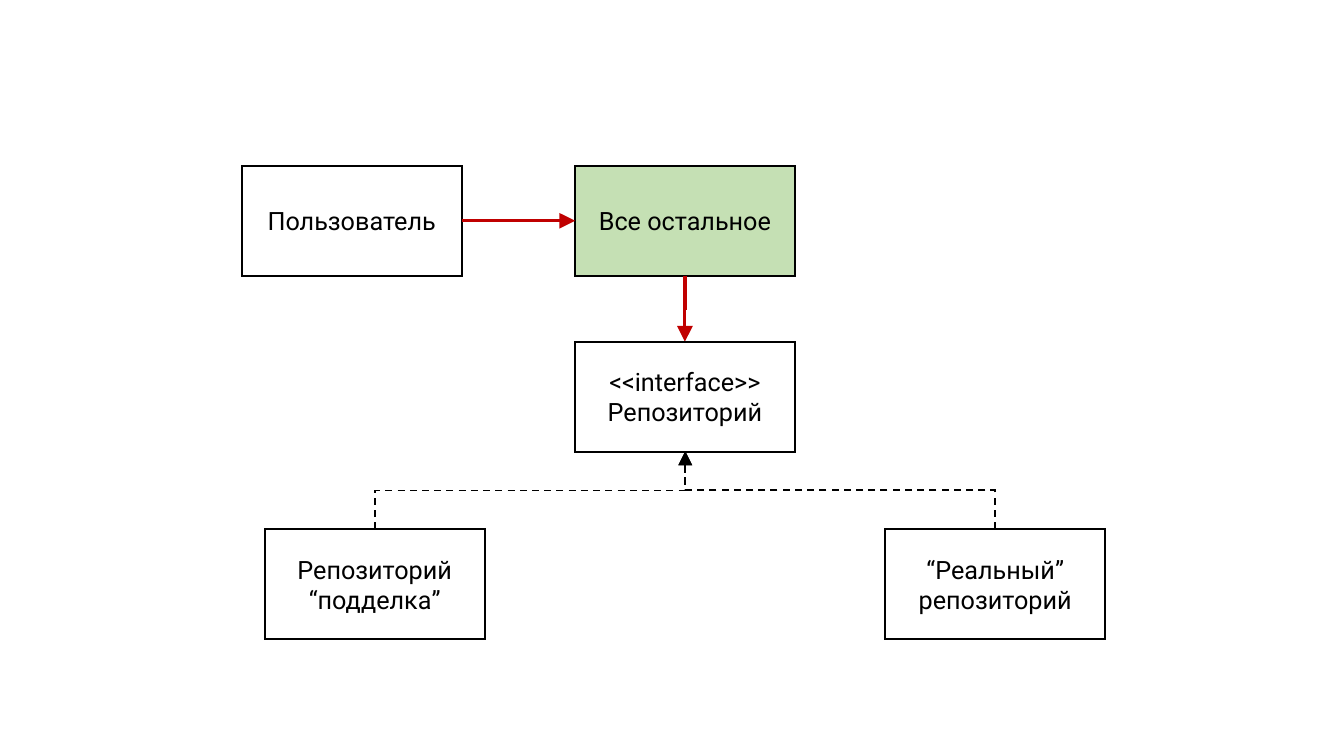
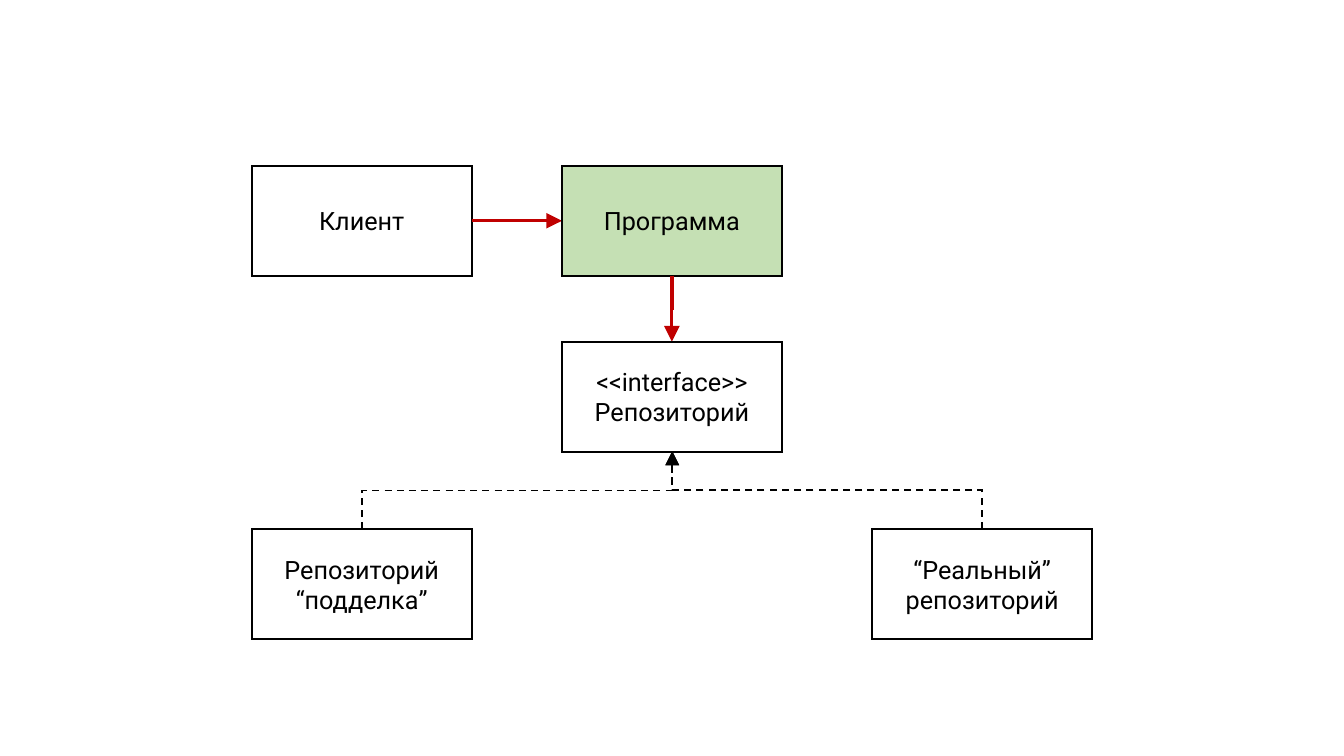
Before and after one commit to rkhaimov/brain-gym, a slide deck: slide 51 of Презентация.pptx. Drawn at 1344x756 pixels with LibreOffice and Linux fonts; fonts in the diff are those of the drawing. Boxes give left, top, right and bottom in pixels: in the first picture for what was removed or moved away, otherwise in the second. Text is boxed around its words. In the diff, an @@ line names an element or a change of style, - is before the commit and + after.

```diff
--- a/Презентация.pptx
+++ b/Презентация.pptx
@@ rectangle "Клиент": place and size @@
-rectangle "Клиент" at bbox=[242, 165, 462, 275]
+rectangle "Клиент" at bbox=[252, 165, 472, 275]
@@ rectangle "Программа": place and size @@
-rectangle "Программа" at bbox=[575, 165, 795, 275]
+rectangle "Программа" at bbox=[563, 165, 782, 275]
@@ text in rectangle at bbox=[319, 212, 404, 231]: text changed @@
-Пользователь
+Клиент
@@ elbow arrow moved from (462, 221) - (575, 221) to (472, 221) - (563, 221) @@
@@ text in rectangle at bbox=[604, 212, 740, 235]: text changed @@
-Все остальное
+Программа
@@ rectangle "<<interface>>": place and size @@
-rectangle "<<interface>>" at bbox=[575, 342, 795, 452]
+rectangle "<<interface>>" at bbox=[563, 342, 782, 452]
@@ 3 elbow arrows, 2 rectangles: place and size @@
-3 elbow arrows, 2 rectangles at bbox=[265, 276, 1105, 639]
+3 elbow arrows, 2 rectangles at bbox=[252, 276, 1092, 639]
```
Also in this commit, not shown: 5 other slides changed, 12 slides added, 1 slide removed.
